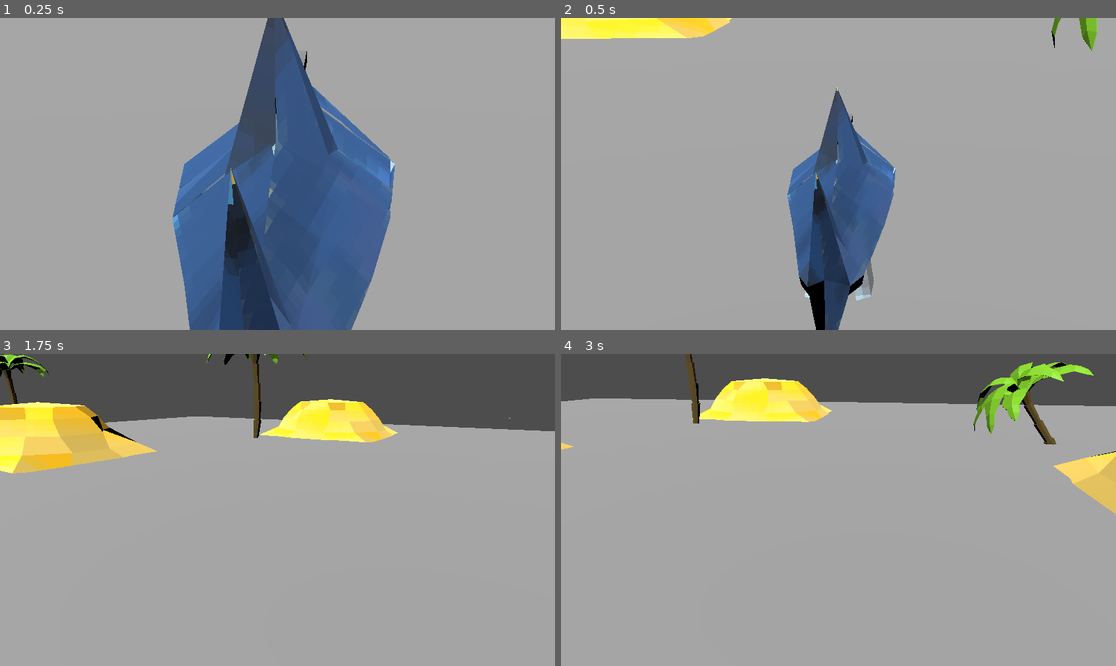
Above: before the commit, frames 1-4 (two rows, left to right).
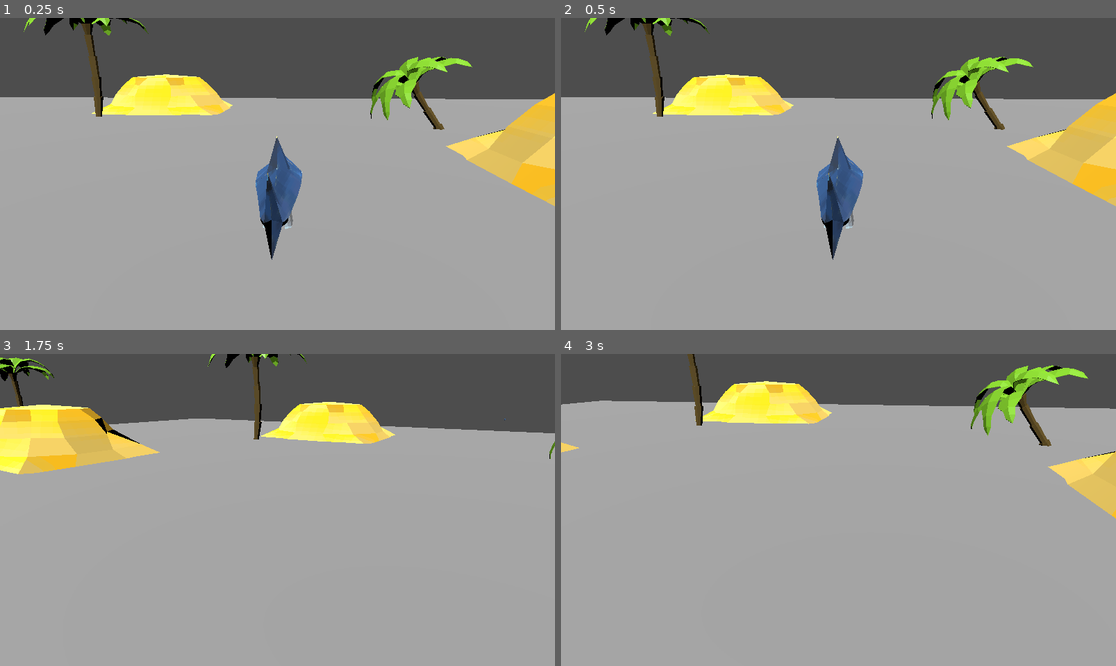
Above: after the commit, the same moments.

Repository: wallysaurus/shark-gaem
Game: Godot game, scene res://camera_3d.tscn
Two runs of this game, one before a commit and one after it. Both use one fixed random seed, a clock stepped at 60 frames per second and the inputs below.
Inputs (mouse positions are in pixels of both pictures, inside the frame that each line leads up to):
- Up to frame 1 (0.25 s): no input
- Up to frame 2 (0.5 s): no input
- Up to frame 3 (1.75 s): tap Enter (ui_accept) at 0.5, 0.77, 1.52 s; move the mouse to (305, 510) at 0.52 s; hold F 0.53-1.28 s; hold Up (ui_up) from 0.53 s (still down); click (305, 510) at 0.67 s; move the mouse to (249, 510) at 1.27 s; tap Space at 1.35 s
- Up to frame 4 (3 s): keep holding Up (ui_up); tap Enter (ui_accept) at 2, 2.75 s; move the mouse to (849, 503) at 2.02 s; hold F 2.03-2.78 s; move the mouse to (832, 516) at 2.77 s; tap Space at 2.85 s; click (832, 516) at 2.92 s

The runs differ from the first frame. In frame 1, 53% of the frame differs, in the area x 0-100%, y 0-100%; in frame 2, 38%; in frame 3, 3.0%; in frame 4, 3.4%.

Commit message:
Update camera_3d.tscn

Diff:
--- a/GodotProject/camera_3d.tscn
+++ b/GodotProject/camera_3d.tscn
@@ -23,33 +23,6 @@
 [node name="Root" type="Node3D"]
 transform = Transform3D(1, 0, 0, 0, 1, 0, 0, 0, 1, 0, 0.382835, 0)
 
-[node name="Camera3D" type="Camera3D" parent="."]
-transform = Transform3D(0.998464, -0.0152516, 0.0532624, 0, 0.961359, 0.275284, -0.0554033, -0.274861, 0.959882, 0.187368, 1.26617, 3.11995)
-keep_aspect = 0
-fov = 73.9733
-
-[node name="PhantomCameraHost" type="Node" parent="Camera3D"]
-script = ExtResource("4_yldkg")
-
-[node name="PhantomCamera3D" type="Node3D" parent="."]
-transform = Transform3D(0.998464, -0.0152516, 0.0532624, 0, 0.961359, 0.275284, -0.0554033, -0.274861, 0.959882, 0.187368, 1.26617, 3.11995)
-script = ExtResource("6_apoac")
-priority_override = false
-priority = 345
-follow_mode = 6
-follow_target = NodePath("../RigidBody3D/Shark/SpringArm3D")
-follow_parameters/spring_arm/spring_length = 3.51
-follow_parameters/spring_arm/collision_mask = 1
-follow_parameters/spring_arm/shape = null
-follow_parameters/spring_arm/margin = 0.01
-follow_parameters/target_offset = Vector3(0, 0, 0)
-follow_parameters/damping = false
-look_at_mode = 0
-tween_parameters = null
-tween_on_load = true
-inactive_update_mode = 0
-camera_3D_resource = null
-
 [node name="StaticBody3D" type="StaticBody3D" parent="."]
 process_physics_priority = 1
 transform = Transform3D(1, 0, 0, 0, 1, 0, 0, 0, 1, 0, -0.83138, 0)
@@ -61,6 +34,14 @@
 [node name="MeshInstance3D" type="MeshInstance3D" parent="StaticBody3D"]
 transform = Transform3D(1, 0, 0, 0, 1, 0, 0, 0, 1, 0, -0.451168, 0)
 mesh = SubResource("BoxMesh_1n8ih")
+
+[node name="Camera3D" type="Camera3D" parent="StaticBody3D"]
+transform = Transform3D(0.998464, -0.0152516, 0.0532624, 0, 0.961359, 0.275284, -0.0554033, -0.274861, 0.959882, 0.187368, 2.09755, 3.11995)
+keep_aspect = 0
+fov = 74.9642
+
+[node name="PhantomCameraHost" type="Node" parent="StaticBody3D/Camera3D"]
+script = ExtResource("4_yldkg")
 
 [node name="DirectionalLight3D" type="DirectionalLight3D" parent="."]
 transform = Transform3D(1, 0, 0, 0, 0.64679, 0.762668, 0, -0.762668, 0.64679, 0, 18.6223, 14.1799)
@@ -126,3 +107,22 @@
 
 [node name="Hill9" parent="." instance=ExtResource("8_dyeb3")]
 transform = Transform3D(6.70732, 0, 0, 0, 3.21394, 0, 0, 0, 5.59629, -6.83947, -0.950188, -16.5173)
+
+[node name="PhantomCamera3D" type="Node3D" parent="."]
+transform = Transform3D(0.998464, -0.0152516, 0.0532624, 0, 0.961359, 0.275284, -0.0554033, -0.274861, 0.959882, 0.187368, 1.26617, 3.11995)
+script = ExtResource("6_apoac")
+priority_override = false
+priority = 345
+follow_mode = 6
+follow_target = NodePath("../RigidBody3D/Shark/SpringArm3D")
+follow_parameters/spring_arm/spring_length = 3.51
+follow_parameters/spring_arm/collision_mask = 1
+follow_parameters/spring_arm/shape = null
+follow_parameters/spring_arm/margin = 0.01
+follow_parameters/target_offset = Vector3(0, 0, 0)
+follow_parameters/damping = false
+look_at_mode = 0
+tween_parameters = null
+tween_on_load = true
+inactive_update_mode = 0
+camera_3D_resource = null
